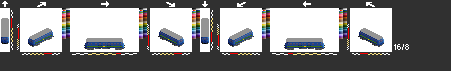
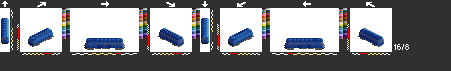
Comparing the layer stacks of the two 451×71 images. Changes:
hid "dsb2" over (1, 18, 383, 47)
painted on "mo5" over (95, 43, 314, 45)
